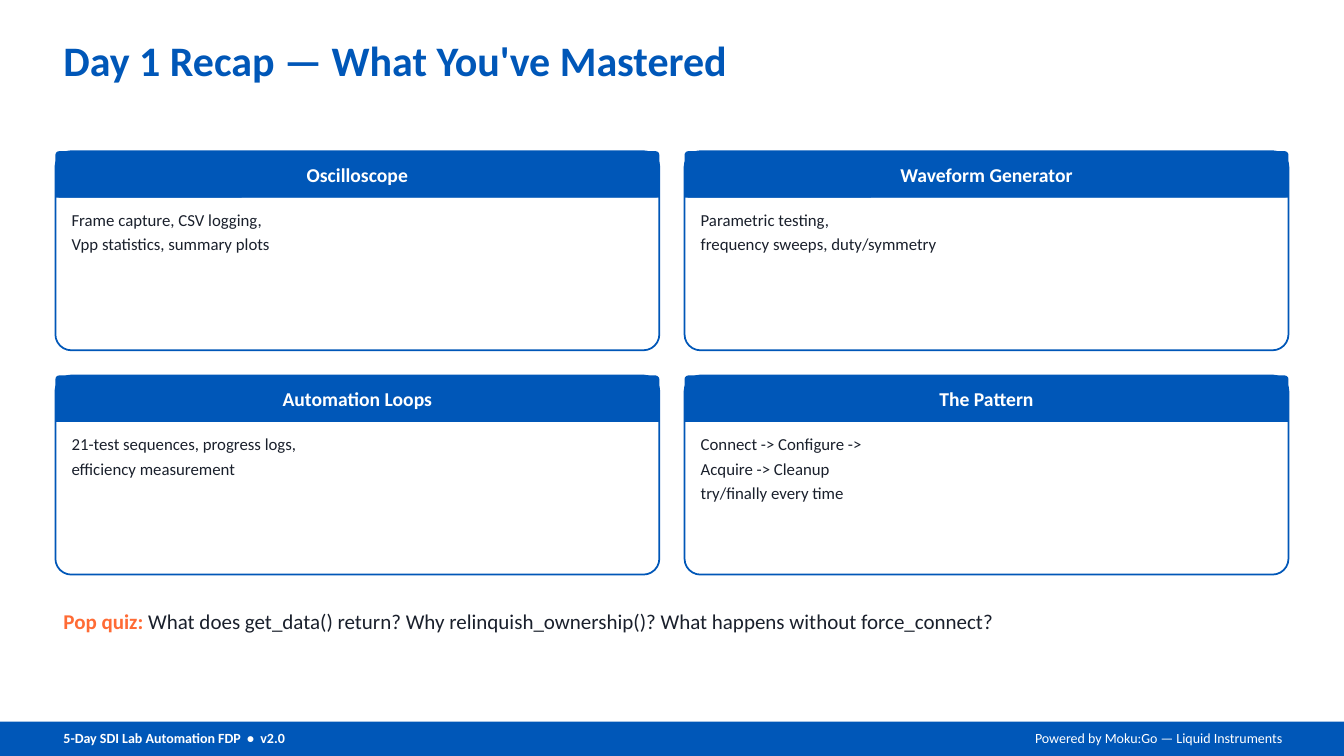
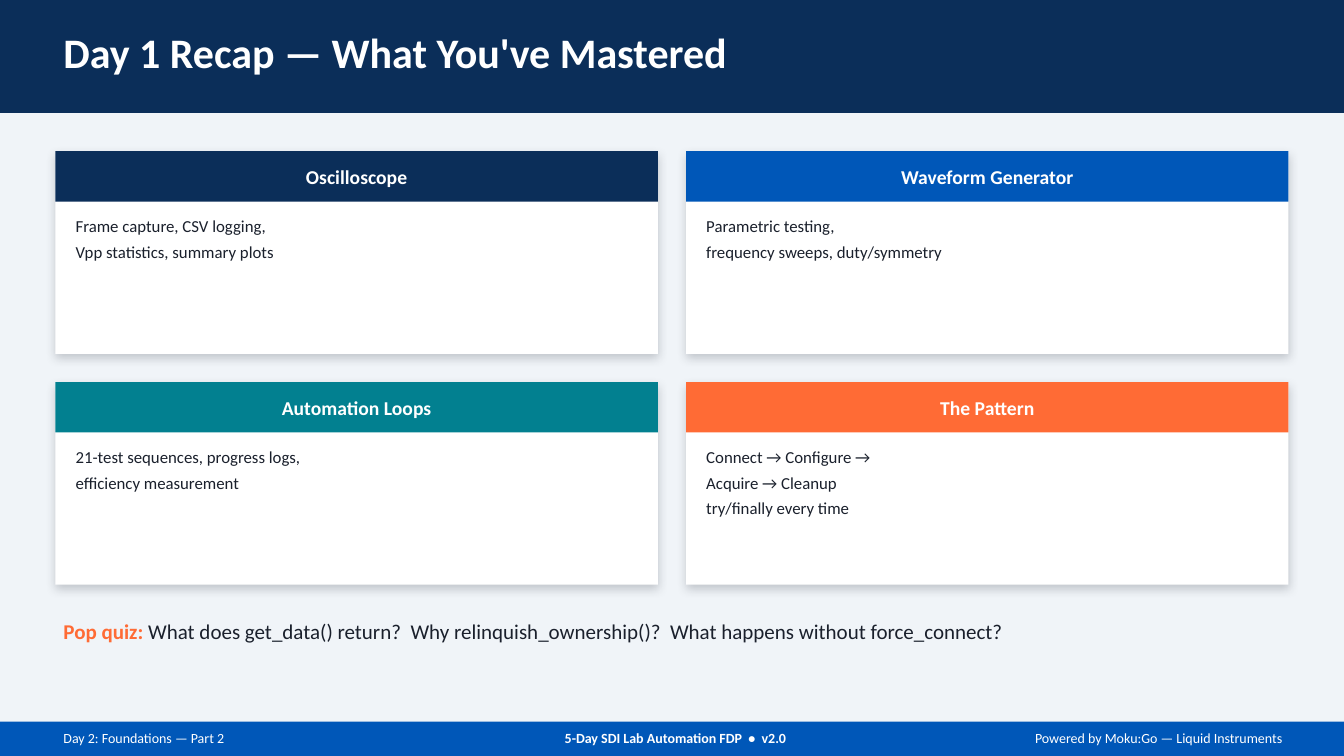
Before and after one commit to XMahaveer/sdi-fdp-workshop, a slide deck: slide 3 of v1-physical/slides/Day2_Foundations_Part2.pptx. Drawn at 1344x756 pixels with LibreOffice and Linux fonts; fonts in the diff are those of the drawing. Boxes give left, top, right and bottom in pixels: in the first picture for what was removed or moved away, otherwise in the second. Text is boxed around its words. In the diff, an @@ line names an element or a change of style, - is before the commit and + after.

```diff
--- a/v1-physical/slides/Day2_Foundations_Part2.pptx
+++ b/v1-physical/slides/Day2_Foundations_Part2.pptx
@@ rectangle added at [0, 0, 1344, 756], fill #F0F4F8 @@
@@ rectangle added at [0, 0, 1344, 113], fill #0B2E59 @@
@@ text "Day 1 Recap — What ...": place and size @@
-text "Day 1 Recap — What ..." at [63, 46, 727, 83]
+text "Day 1 Recap — What ..." at [63, 38, 727, 75]
@@ text "Day 1 Recap — What ..." at [63, 38, 727, 75]: text colour #0057B8 to #FFFFFF @@
@@ rectangle "Oscilloscope": place and size @@
-rectangle "Oscilloscope" at [55, 151, 659, 198]
+rectangle "Oscilloscope" at [55, 151, 658, 202]
@@ rectangle "Oscilloscope" at [55, 151, 658, 202]: rounded rectangle to rectangle; fill #0057B8 to #0B2E59 @@
@@ rectangle: place and size @@
-rectangle at [55, 186, 659, 198]
+rectangle at [55, 151, 658, 354]
@@ rounded rectangle removed at [55, 151, 659, 351] @@
@@ rounded rectangle removed at [685, 151, 1289, 351] @@
@@ rectangle "Waveform Generator": place and size @@
-rectangle "Waveform Generator" at [685, 151, 1289, 198]
+rectangle "Waveform Generator" at [687, 151, 1290, 202]
@@ rectangle "Waveform Generator" at [687, 151, 1290, 202]: rounded rectangle to rectangle @@
@@ rectangle: place and size @@
-rectangle at [685, 186, 1289, 198]
+rectangle at [687, 151, 1290, 354]
@@ rectangle "Automation Loops": place and size @@
-rectangle "Automation Loops" at [55, 376, 659, 422]
+rectangle "Automation Loops" at [55, 382, 658, 433]
@@ rectangle "Automation Loops" at [55, 382, 658, 433]: rounded rectangle to rectangle; fill #0057B8 to #028090 @@
@@ rectangle: place and size @@
-rectangle at [55, 410, 659, 422]
+rectangle at [55, 382, 658, 585]
@@ rounded rectangle removed at [55, 376, 659, 576] @@
@@ rounded rectangle removed at [685, 376, 1289, 576] @@
@@ rectangle "The Pattern": place and size @@
-rectangle "The Pattern" at [685, 376, 1289, 422]
+rectangle "The Pattern" at [687, 382, 1290, 433]
@@ rectangle "The Pattern" at [687, 382, 1290, 433]: rounded rectangle to rectangle; fill #0057B8 to #FF6B35 @@
@@ fill #0057B8 to #FFFFFF; shadow on in 4 elements at [55, 151, 658, 354], [687, 151, 1290, 354], [55, 382, 658, 585], [687, 382, 1290, 585] @@
@@ rectangle: place and size @@
-rectangle at [685, 410, 1289, 422]
+rectangle at [687, 382, 1290, 585]
@@ more space between paragraphs in 3 elements at [76, 220, 274, 261], [706, 220, 942, 261], [76, 451, 300, 492] @@
@@ text "21-test sequences, progress logs,": place and size @@
-text "21-test sequences, progress logs," at [72, 438, 296, 478]
+text "21-test sequences, progress logs," at [76, 451, 300, 492]
@@ text "Connect → Configure →": place and size @@
-text "Connect → Configure →" at [701, 438, 844, 502]
+text "Connect → Configure →" at [706, 451, 851, 517]
@@ text at [706, 451, 851, 492]: text changed @@
-Connect -> Configure ->
-Acquire -> Cleanup
+Connect → Configure →
+Acquire → Cleanup
@@ text at [706, 502, 849, 517]: more space between paragraphs @@
@@ text "Pop quiz: What does get_data() ..." rewrapped from [63, 614, 993, 633] to [63, 624, 1003, 643] @@
@@ text added at [63, 733, 224, 746], 10 pt, text #FFFFFF @@
+Day 2: Foundations — Part 2
@@ text "5-Day SDI Lab Automation FDP ...": place and size @@
-text "5-Day SDI Lab Automation FDP ..." at [63, 733, 284, 746]
+text "5-Day SDI Lab Automation FDP ..." at [565, 733, 786, 746]
@@ text "5-Day SDI Lab Automation FDP ..." at [565, 733, 786, 746]: alignment left to centre @@
```
Also in this commit, not shown: 12 other slides changed, 4 other files.
